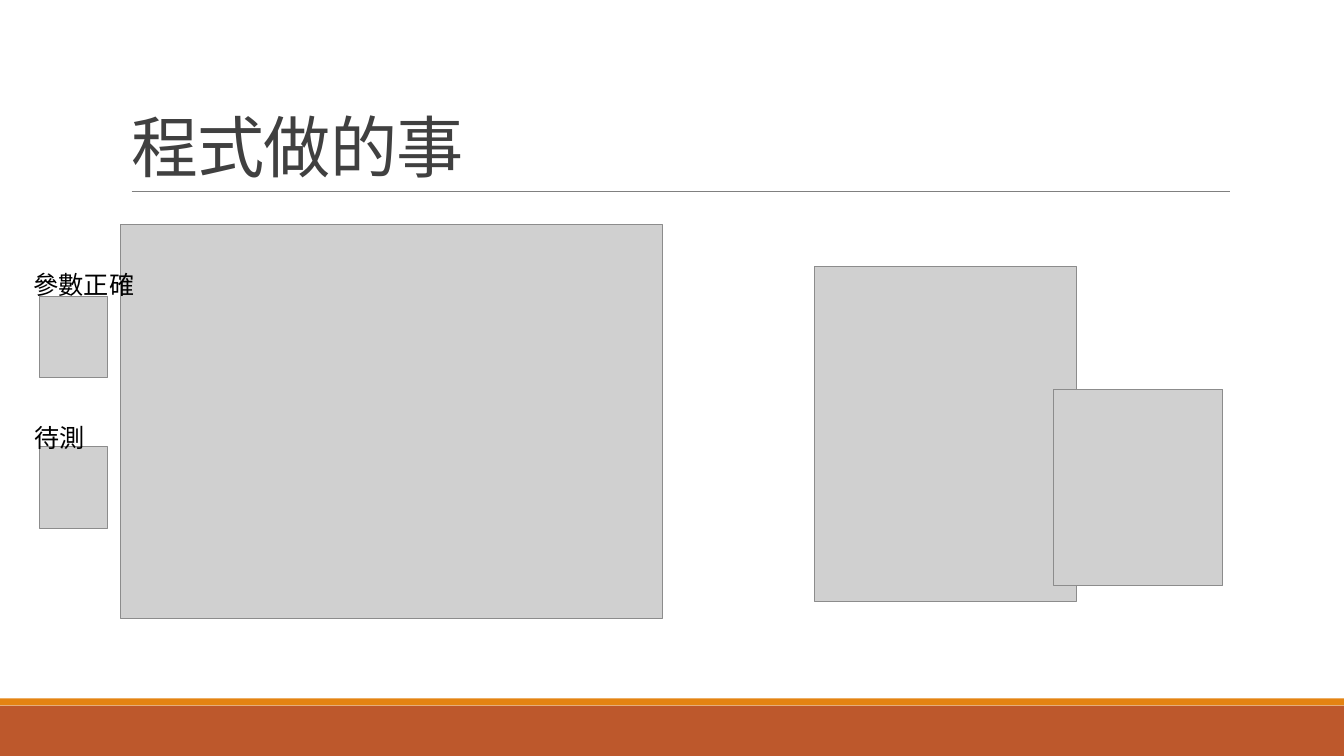
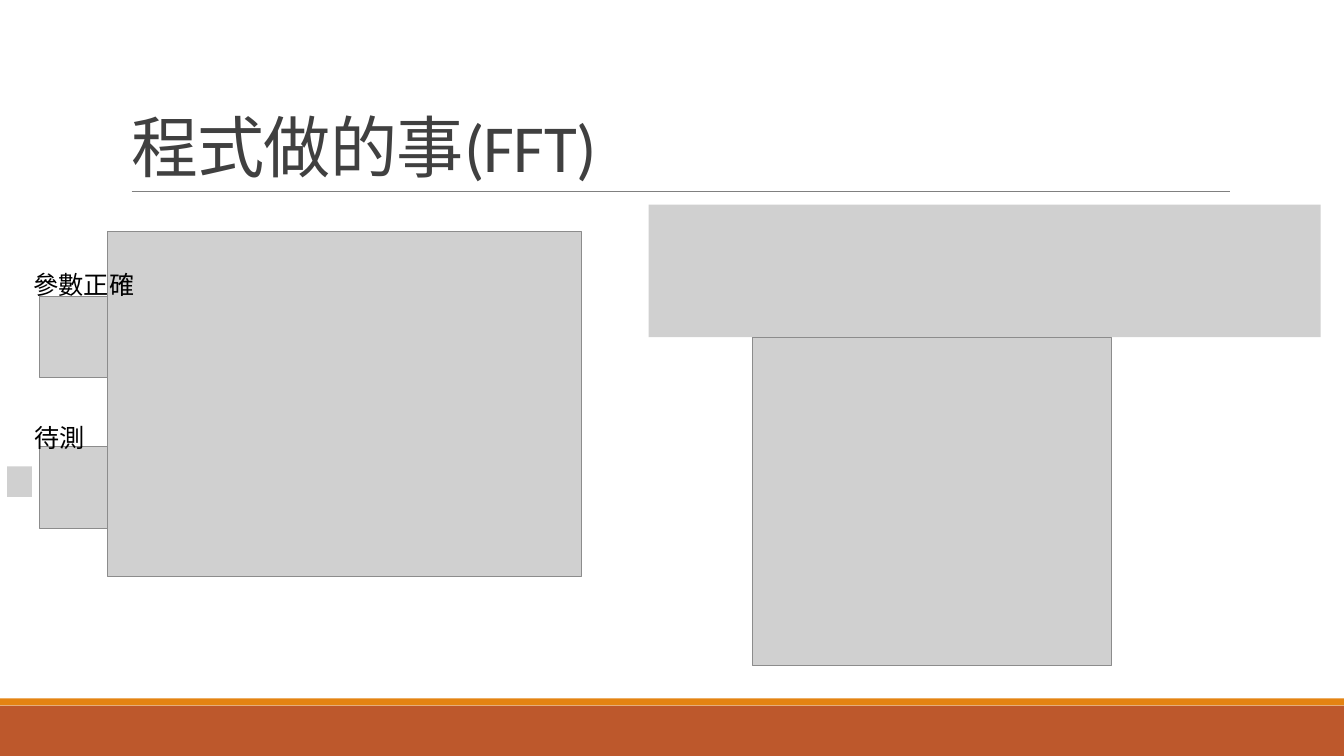
Before and after one commit to r889165/BackUpThesis, a slide deck: slide 6 of Geophone_Calibration/地聲儀求參數.pptx (slide 3 before the commit). Drawn at 1344x756 pixels with LibreOffice and Linux fonts; fonts in the diff are those of the drawing; grey boxes stand for pictures. Boxes give left, top, right and bottom in pixels: in the first picture for what was removed or moved away, otherwise in the second. Text is boxed around its words. In the diff, an @@ line names an element or a change of style, - is before the commit and + after.

```diff
--- a/Geophone_Calibration/地聲儀求參數.pptx
+++ b/Geophone_Calibration/地聲儀求參數.pptx
@@ title at [131, 115, 597, 181]: text changed @@
-程式做的事
+程式做的事(FFT)
@@ picture added at [648, 205, 1321, 337] @@
@@ picture: place and size @@
-picture at [121, 225, 662, 619]
+picture at [108, 232, 582, 577]
@@ picture: place and size @@
-picture at [815, 266, 1077, 602]
+picture at [752, 337, 1112, 665]
@@ picture removed at [1054, 389, 1224, 586] @@
@@ picture added at [7, 467, 32, 497] @@
```
Also in this commit, not shown: 6 other slides changed, 5 slides added, 3 other files.
